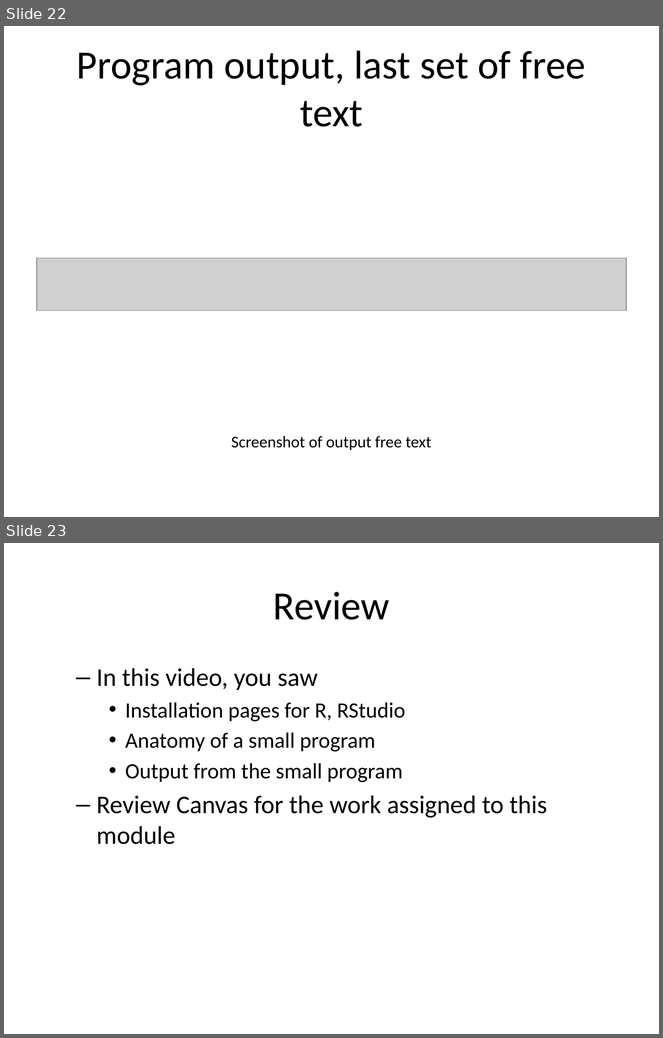
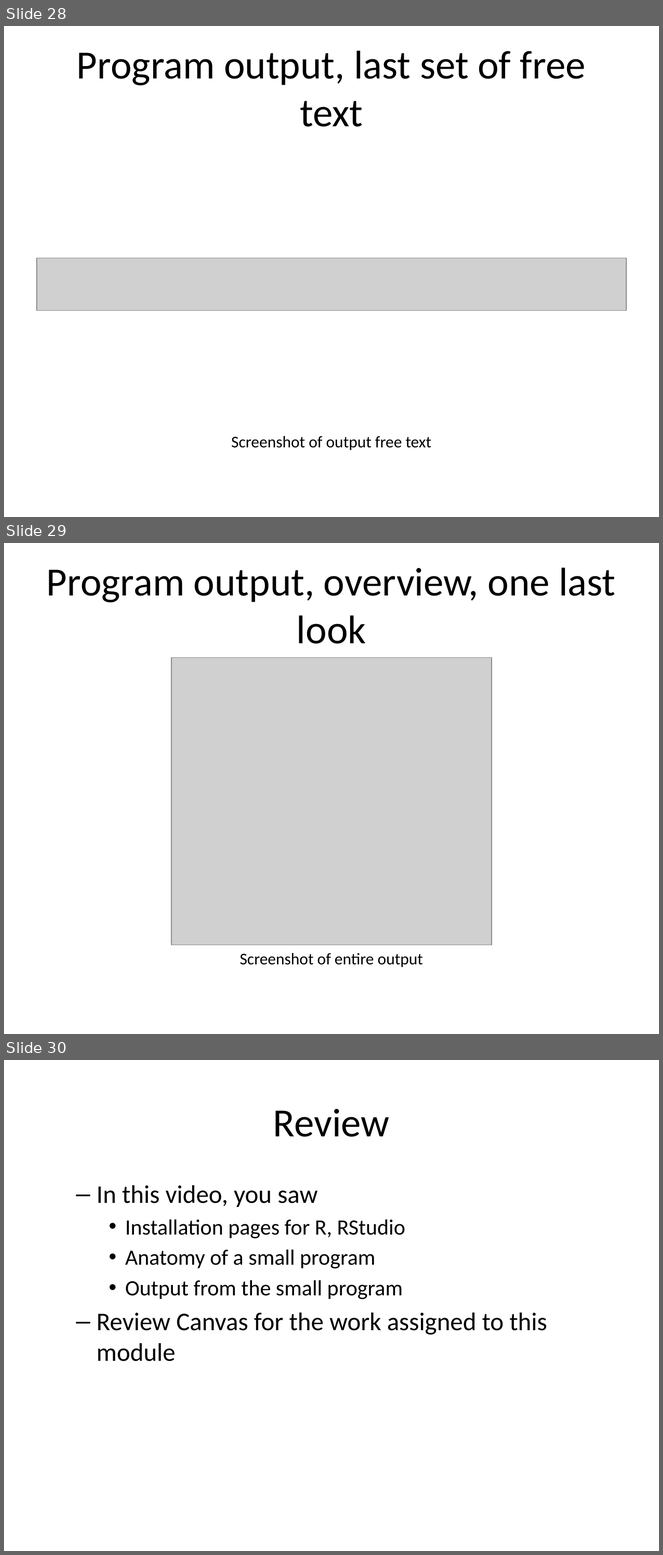
Before and after one commit to pmean/classes, a slide deck: introduction-to-r/results/v01-slides-and-speaker-notes.pptx. Shown one above the other, each under a label of ours: slides 22 and 23 before the commit, slides 28, 29 and 30 after it. The pictures are 663x1038 and 663x1555 pixels, drawn with LibreOffice and Linux fonts; fonts in the diff are those of the drawing; grey boxes stand for pictures. Boxes give left, top, right and bottom in pixels: in the first picture for what was removed or moved away, otherwise in the second. Text is boxed around its words. In the diff, an @@ line names an element or a change of style, - is before the commit and + after.

```diff
--- a/introduction-to-r/results/v01-slides-and-speaker-notes.pptx
+++ b/introduction-to-r/results/v01-slides-and-speaker-notes.pptx
@@ slide 29 added at [4,543,659,1034], background #FFFFFF @@
@@ title added at [47,567,616,644], 44 pt, text #000000 @@
+Program output, overview, one last look
@@ picture added at [172,657,492,945] @@
@@ text added at [240,953,423,967], 18 pt, text #000000 @@
+Screenshot of entire output
@@ what was slide 22 is now slide 28 @@
@@ what was slide 23 is now slide 30 @@
```
Also in this commit, not shown: 13 slides changed, 6 other slides added, 4 other files.
